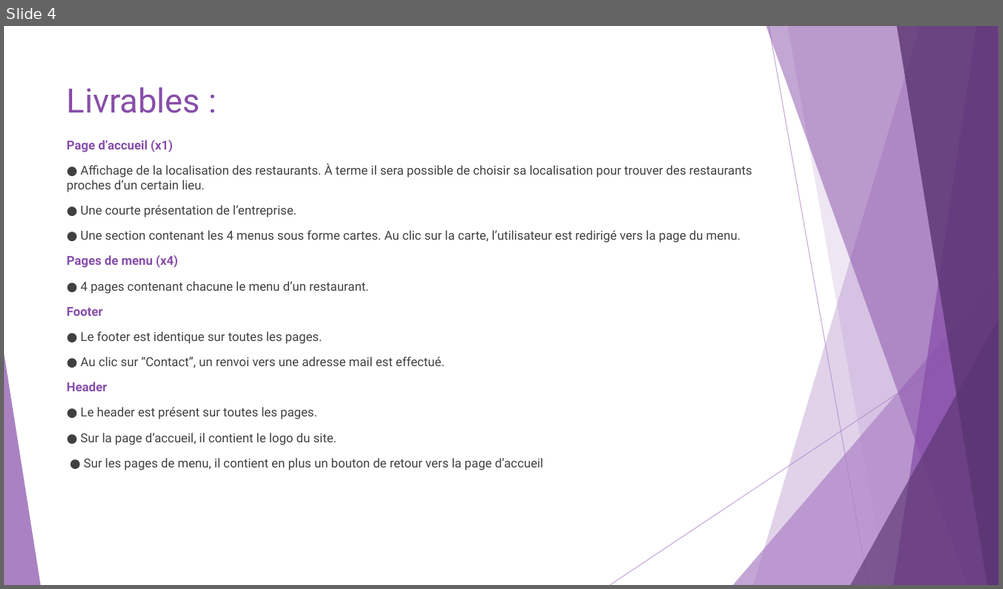
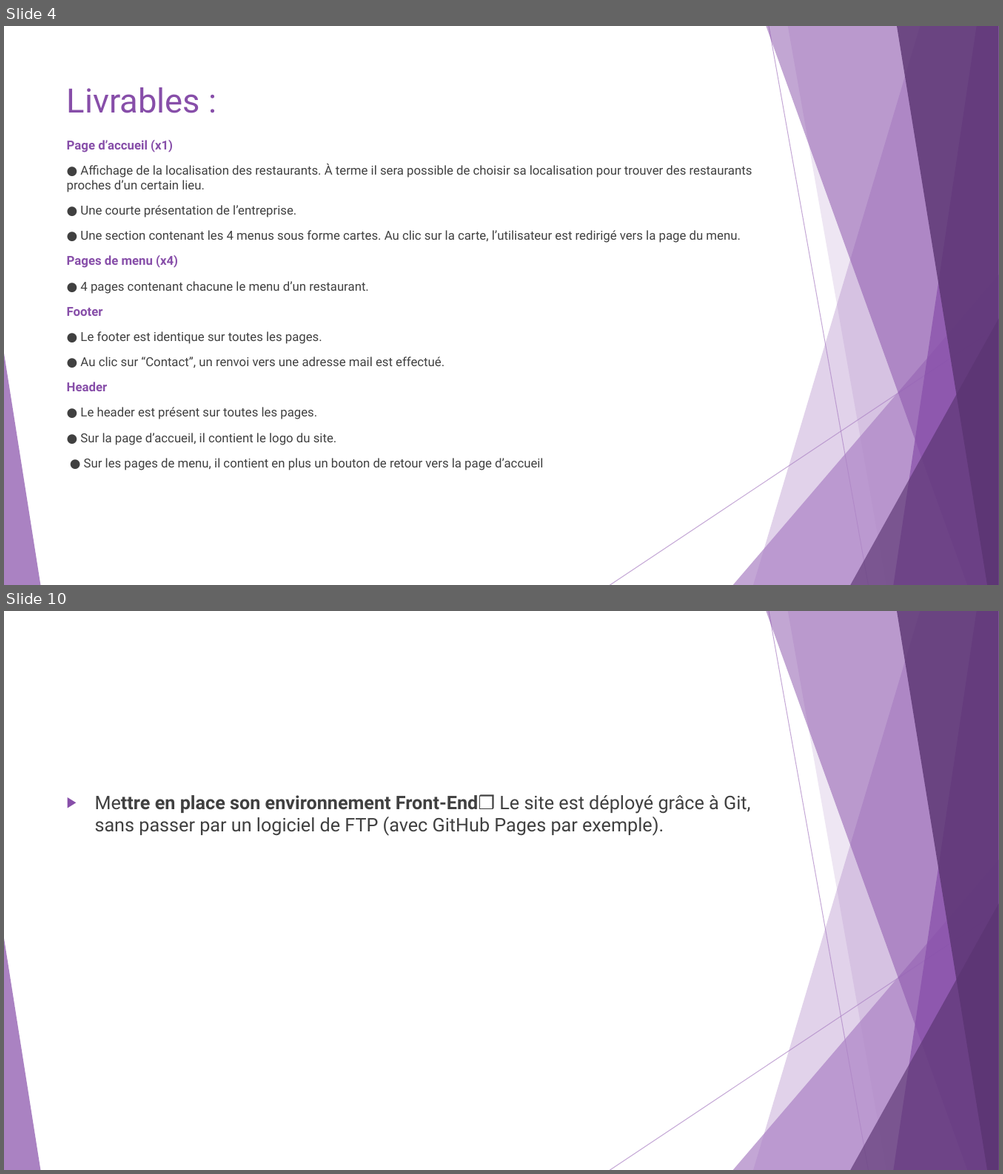
Before and after one commit to vrudy77/Ohmyfood, a slide deck: SUPPORT PROJET N°3.pptx. Shown one above the other, each under a label of ours: slide 4 before the commit, slides 4 and 10 after it; the slides between them are not shown. The pictures are 1003x589 and 1003x1174 pixels, drawn with LibreOffice and Linux fonts; fonts in the diff are those of the drawing. Boxes give left, top, right and bottom in pixels: in the first picture for what was removed or moved away, otherwise in the second. Text is boxed around its words. In the diff, an @@ line names an element or a change of style, - is before the commit and + after.

```diff
--- a/SUPPORT PROJET N°3.pptx
+++ b/SUPPORT PROJET N°3.pptx
@@ slide 10 added at [4,611,999,1170], background #FFFFFF; not listed: 10 template elements that a slide beside it also shows @@
@@ text added at [95,795,750,836], 18 pt, text #404040 @@
+▶ Mettre en place son environnement Front-End❒ Le site est déployé grâce à Git, sans passer par un logiciel de FTP (avec GitHub Pages par exemple).
```
Also in this commit, not shown: 3 slides changed, 4 other slides added, 6 other files.
